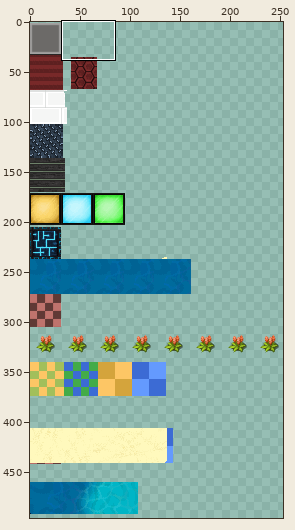
A sprite sheet gets an edit: res/Tilesets/zones.png. The picture above shows the old version from afar; the outline marks the close-up.
Close-up. The starting point:
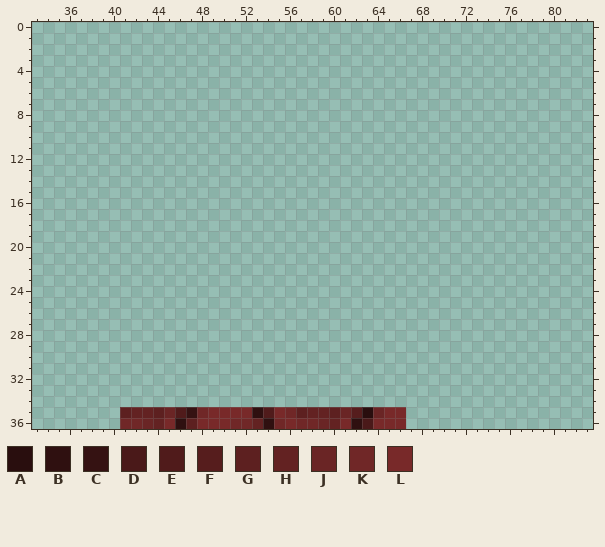
The file is 256x512 pixels. Pixels under 10% opacity are left out. Colours within 5 levels of each other are drawn and written as one. Shown: x 33..83, y 0..36. The wide view leaves out empty margins.
Palette (. is transparent): A #290e0e  B #2f1010  C #351212  D #4a1919  E #501b1b  F #561d1d  G #5d2020  H #632222  J #6a2525  K #702727  L #782929
Pixels before, first column x 41:
35 GHHGJECKLLLLBELKGHHGJFAJLL
36 KKJHLBGLLLKKHBKLKKJHLBDLLL
Now the later version:
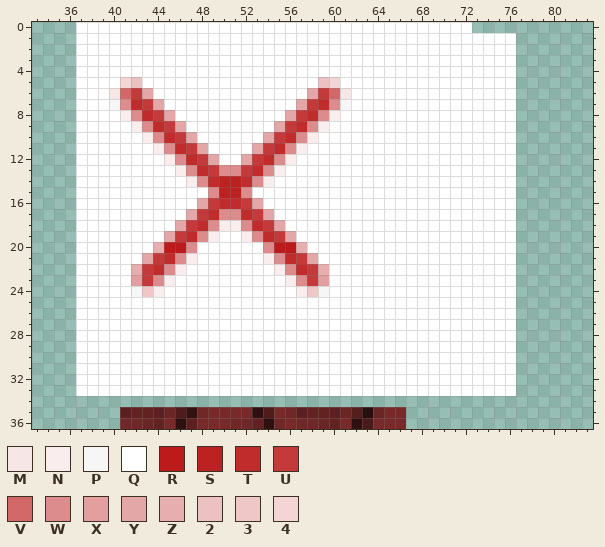
Colours new in this view: M #f7e6e6  N #f9eded  P #f5f6f5  Q #ffffff  R #bd1b1b  S #bd2222  T #c02b2b  U #c43939  V #d26868  W #dc8c8c  X #e39f9f  Y #e4a7a7  Z #e6aeae  2 #ecc1c1  3 #efc7c7  4 #f3d5d5
From old to new:
Changed rows in their new state; - is an unchanged pixel.
first column x 37:
 0 QQQQQQQQQQQQQQQQQQQQQQQQQQQQQQQQQQQQ----
 1 QQQQQQQQQQQQQQQQQQQQQQQQQQQQQQQQQQQQQQQQ
 2 QQQQQQQQQQQQQQQQQQQQQQQQQQQQQQQQQQQQQQQQ
 3 QQQQQQQQQQQQQQQQQQQQQQQQQQQQQQQQQQQQQQQQ
 4 QQQQQQQQQQQQQQQQQQQQQQQQQQQQQQQQQQQQQQQQ
 5 QQQQ42QQQQQQQQQQQQQQQQ24QQQQQQQQQQQQQQQQ
 6 QQQMVUYQQQQQQQQQQQQQQYUVMQQQQQQQQQQQQQQQ
 7 QQQPWTUYQQQQQQQQQQQQYUTWPQQQQQQQQQQQQQQQ
 8 QQQQNWTUYQQQQQQQQQQYUTWNQQQQQQQQQQQQQQQQ
 9 QQQQQNWTUYQQQQQQQQYUTWNQQQQQQQQQQQQQQQQQ
10 QQQQQQNWTUYQQQQQQYUTWNQQQQQQQQQQQQQQQQQQ
11 QQQQQQQNWTUYQQQQYUTWNQQQQQQQQQQQQQQQQQQQ
12 QQQQQQQQNWTUYQQYUTWNQQQQQQQQQQQQQQQQQQQQ
13 QQQQQQQQQNWTUWWUTWNQQQQQQQQQQQQQQQQQQQQQ
14 QQQQQQQQQQNWTSSTWNQQQQQQQQQQQQQQQQQQQQQQ
15 QQQQQQQQQQQQWSSWQQQQQQQQQQQQQQQQQQQQQQQQ
16 QQQQQQQQQQQYUTTUYQQQQQQQQQQQQQQQQQQQQQQQ
17 QQQQQQQQQQYUTWWTUYQQQQQQQQQQQQQQQQQQQQQQ
18 QQQQQQQQQYUTWNNWTUYQQQQQQQQQQQQQQQQQQQQQ
19 QQQQQQQQYUTWNQQNWTUYQQQQQQQQQQQQQQQQQQQQ
20 QQQQQQQZRRWQQQQQQWRRZQQQQQQQQQQQQQQQQQQQ
21 QQQQQQYUTWNQQQQQQNWTUYQQQQQQQQQQQQQQQQQQ
22 QQQQQZUTWNQQQQQQQQNWTUZQQQQQQQQQQQQQQQQQ
23 QQQQQXUWNQQQQQQQQQQNWUXQQQQQQQQQQQQQQQQQ
24 QQQQQP3NQQQQQQQQQQQQN3PQQQQQQQQQQQQQQQQQ
25 QQQQQQQQQQQQQQQQQQQQQQQQQQQQQQQQQQQQQQQQ
26 QQQQQQQQQQQQQQQQQQQQQQQQQQQQQQQQQQQQQQQQ
27 QQQQQQQQQQQQQQQQQQQQQQQQQQQQQQQQQQQQQQQQ
28 QQQQQQQQQQQQQQQQQQQQQQQQQQQQQQQQQQQQQQQQ
29 QQQQQQQQQQQQQQQQQQQQQQQQQQQQQQQQQQQQQQQQ
30 QQQQQQQQQQQQQQQQQQQQQQQQQQQQQQQQQQQQQQQQ
31 QQQQQQQQQQQQQQQQQQQQQQQQQQQQQQQQQQQQQQQQ
32 QQQQQQQQQQQQQQQQQQQQQQQQQQQQQQQQQQQQQQQQ
33 QQQQQQQQQQQQQQQQQQQQQQQQQQQQQQQQQQQQQQQQ
Boxes around the changes in both close-ups, in picture pixels (x1, y1, x2, y2):
added: (76, 22, 516, 396)
